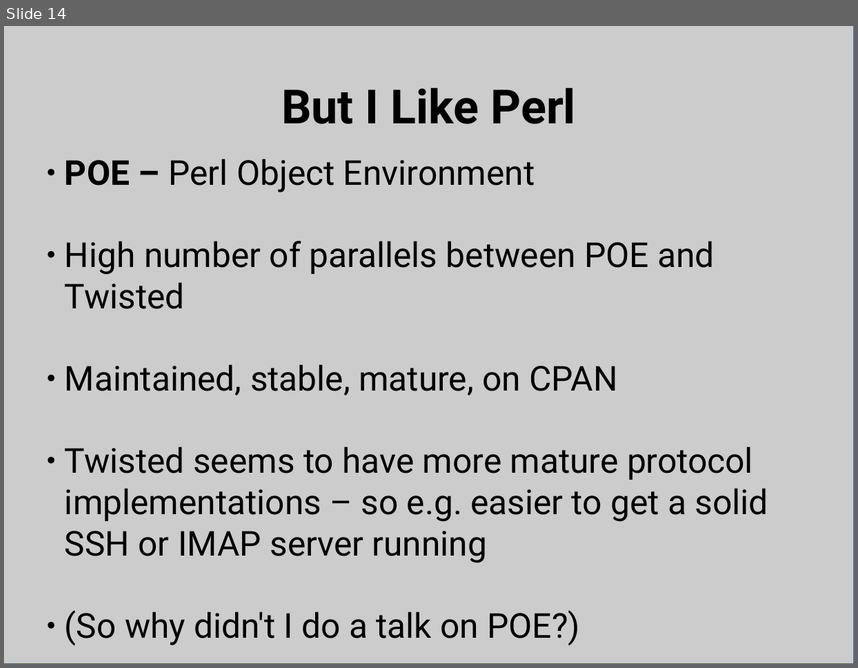
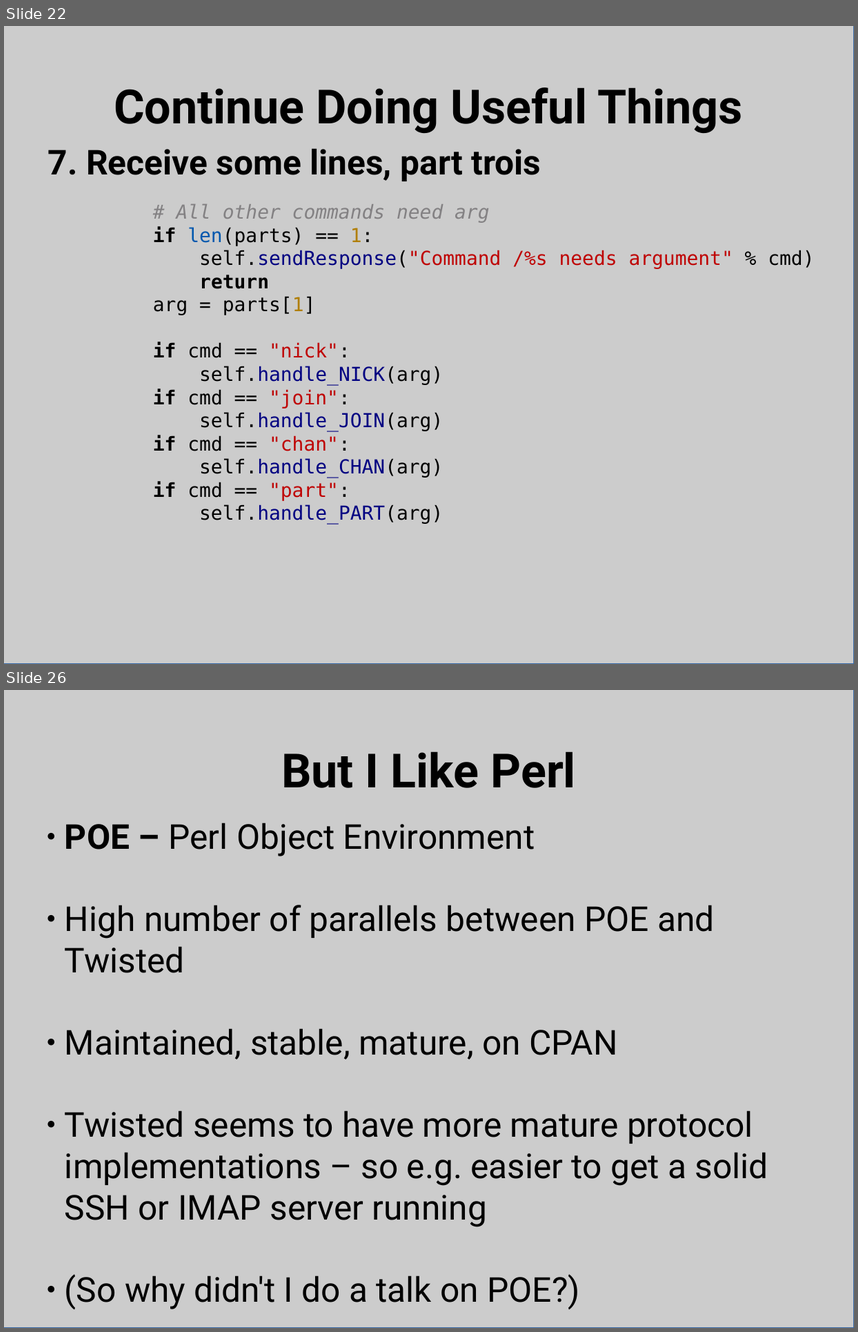
Before and after one commit to bpetering/linuxsa-talk-twisted, a slide deck: twisted_talk.odp. Shown one above the other, each under a label of ours: slide 14 before the commit, slides 22 and 26 after it; the slides between them are not shown. The pictures are 858x668 and 858x1332 pixels, drawn with LibreOffice and Linux fonts; fonts in the diff are those of the drawing. Boxes give left, top, right and bottom in pixels: in the first picture for what was removed or moved away, otherwise in the second. Text is boxed around its words. In the diff, an @@ line names an element or a change of style, - is before the commit and + after.

```diff
--- a/twisted_talk.odp
+++ b/twisted_talk.odp
@@ slide 22 added at box(4, 26, 854, 664), background #FFFFFF @@
@@ rectangle added at box(4, 26, 854, 664), fill #CCCCCC, outline #3465A4 0 pt @@
@@ title added at box(114, 87, 743, 133), 44 pt, text #000000, bold @@
+Continue Doing Useful Things
@@ text added at box(48, 148, 542, 181), 32 pt, text #000000, bold @@
+7. Receive some lines, part trois
@@ text added at box(153, 204, 814, 523), 18 pt, text #000000 @@
+# All other commands need arg
+if len(parts) == 1:
+self.sendResponse("Command /%s needs argument" % cmd)
+return
+arg = parts[1]
+if cmd == "nick":
+self.handle_NICK(arg)
+if cmd == "join":
+self.handle_JOIN(arg)
+if cmd == "chan":
+self.handle_CHAN(arg)
+if cmd == "part":
+self.handle_PART(arg)
@@ what was slide 14 is now slide 26 @@
```
Also in this commit, not shown: 10 slides changed, 12 other slides added, 1 slide removed, 4 other files.
